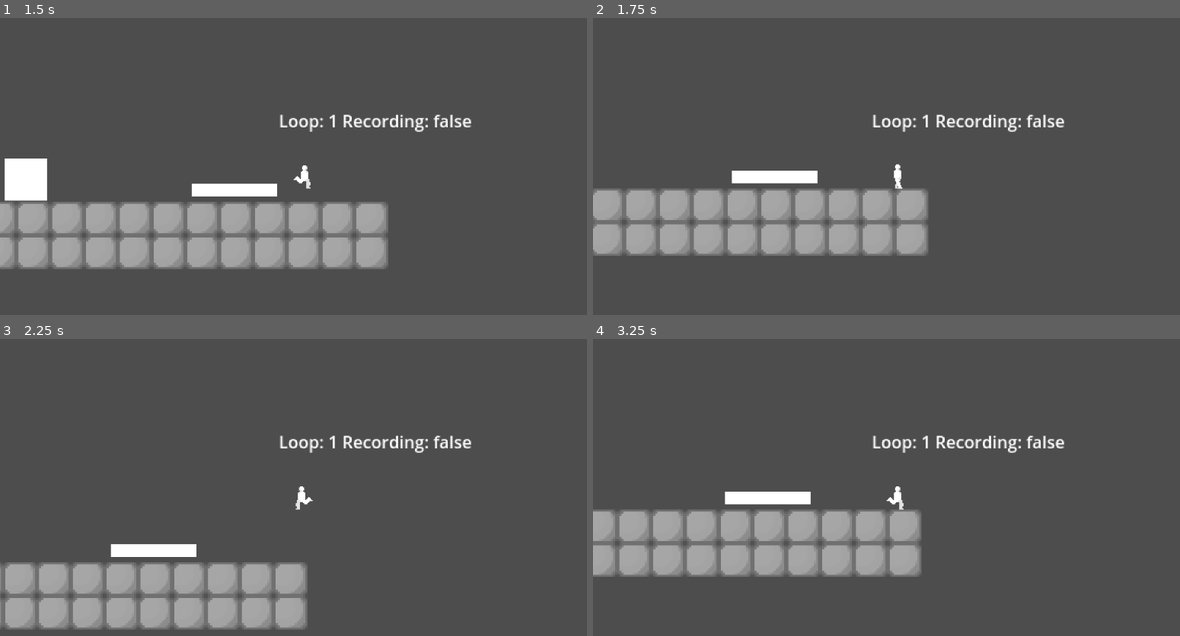
Above: before the commit, frames 1-4 (two rows, left to right).
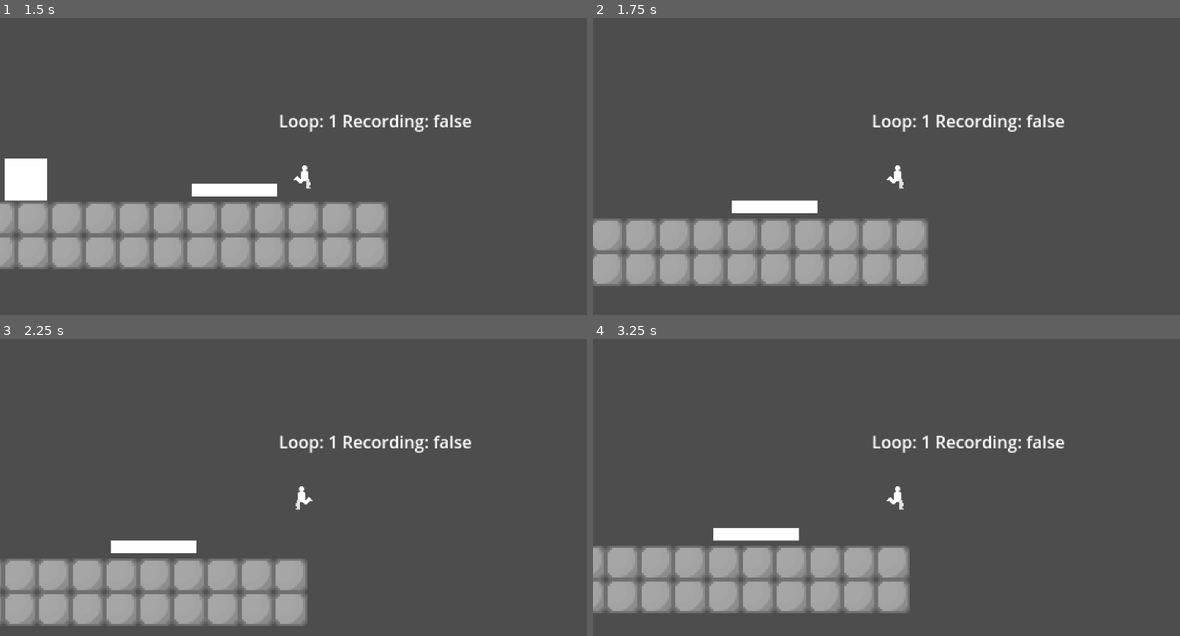
Above: after the commit, the same moments.

Repository: rafesholler/gmtk-2025
Game: Godot game, scene res://test_scene.tscn
Same seed, same stepped clock (60 frames per second), same inputs: the game is played once before the commit and once after it.
Inputs (mouse positions are in pixels of both pictures, inside the frame that each line leads up to):
- Up to frame 1 (1.5 s): move the mouse to (440, 172) at 0.52 s; hold W (jump) 0.53-1.28 s; hold D (move_right) from 0.53 s (still down); move the mouse to (181, 205) at 1.27 s; tap F (change_loop) at 1.35 s
- Up to frame 2 (1.75 s): keep holding D (move_right); tap W (jump) at 1.52, 1.55 s
- Up to frame 3 (2.25 s): tap W (jump) at 1.82 s; move the mouse to (363, 434) at 2.02 s; release D (move_right) at 2.03 s; hold A (move_left) from 2.03 s (still down); hold W (jump) from 2.03 s (still down); tap C (delete_loop) at 2.1 s
- Up to frame 4 (3.25 s): move the mouse to (868, 576) at 2.77 s; release A (move_left) at 2.78 s; release W (jump) at 2.78 s; hold D (move_right) from 2.78 s (still down); click (868, 576) at 2.85 s; tap W (jump) at 3.02, 3.05 s

Frame 1 is identical in both runs. In frame 2, 13% of the frame differs, in the area x 0-58%, y 49-91%; in frame 3, 3.3%; in frame 4, 16%, in the area x 0-56%, y 51-93%.

Commit message:
added jump cutting and coyote time

Diff:
--- a/Player/player.gd
+++ b/Player/player.gd
@@ -5,6 +5,9 @@
 
 var nearby_box
 var box_vector
+
+var jumped = false
+var coyote_window = false
 
 @export var speed = 200
 @export var push_force = 200
@@ -19,8 +22,29 @@
 
 
 func _physics_process(delta: float) -> void:
+	if is_on_floor():
+		jumped = false
+		coyote_window = true
+
 	if is_on_floor() and Input.is_action_just_pressed("jump"):
 		velocity.y = -200
+		jumped = true
+
+	elif Input.is_action_just_pressed("jump"):
+		$JumpCutTimer.start(.2)
+
+	if is_on_floor() and not $JumpCutTimer.is_stopped():
+		velocity.y = -200
+		jumped = true
+
+	if not is_on_floor() and not jumped and $CoyoteTimer.is_stopped() and coyote_window:
+		$CoyoteTimer.start(.2)
+		coyote_window = true
+
+	if not is_on_floor() and coyote_window and not $CoyoteTimer.is_stopped():
+		if Input.is_action_just_pressed("jump"):
+			velocity.y = -200
+			jumped = true
 
 	if Input.is_action_just_pressed("pull"):
 		if nearby_box and not nearby_box.is_in_loop:
@@ -76,3 +100,7 @@
 func _on_pull_range_body_exited(body: Node2D) -> void:
 	if body == nearby_box:
 		nearby_box = null
+
+
+func _on_coyote_timer_timeout() -> void:
+	coyote_window = false
--- a/Player/player.tscn
+++ b/Player/player.tscn
@@ -103,7 +103,7 @@
 sprite_frames = SubResource("SpriteFrames_od3ui")
 animation = &"jump"
 autoplay = "idle"
-frame_progress = 0.335054
+frame_progress = 0.855083
 
 [node name="PullRange" type="Area2D" parent="."]
 collision_layer = 2
@@ -129,5 +129,13 @@
 script = ExtResource("8_od3ui")
 target = NodePath("../..")
 
+[node name="JumpCutTimer" type="Timer" parent="."]
+one_shot = true
+
+[node name="CoyoteTimer" type="Timer" parent="."]
+one_shot = true
+
 [connection signal="body_entered" from="PullRange" to="." method="_on_pull_range_body_entered"]
 [connection signal="body_exited" from="PullRange" to="." method="_on_pull_range_body_exited"]
+[connection signal="timeout" from="JumpCutTimer" to="." method="_on_jump_cut_timer_timeout"]
+[connection signal="timeout" from="CoyoteTimer" to="." method="_on_coyote_timer_timeout"]
